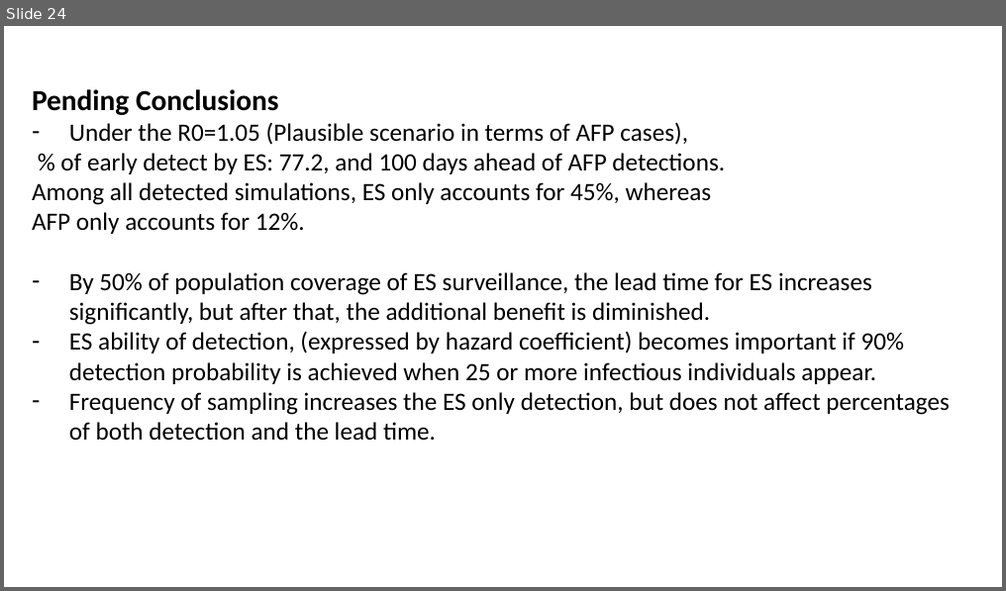
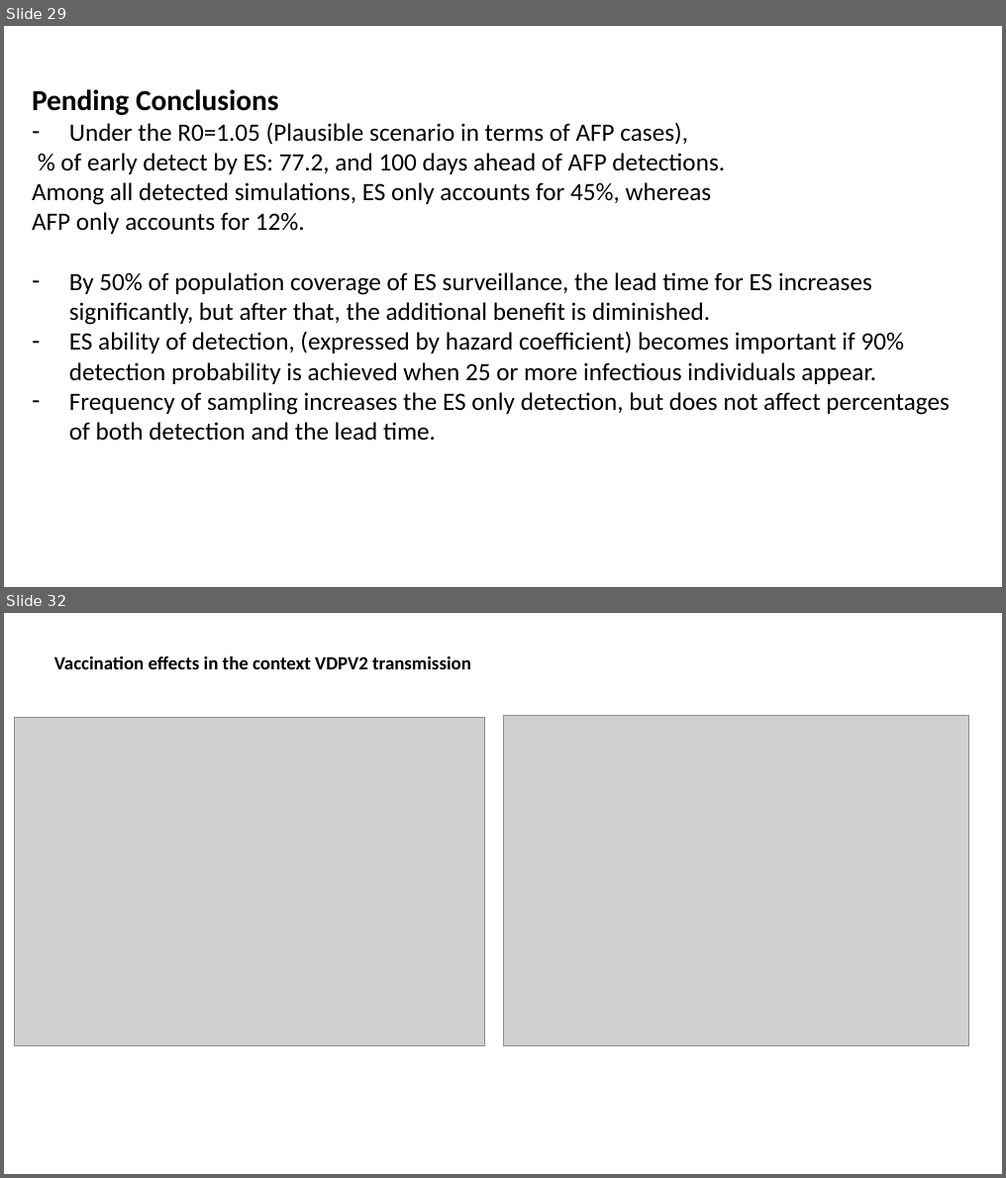
Before and after one commit to toshiakiasakura/polio_environmental_surveillance, a slide deck: doc_ideas/20230702_baseline_results.pptx. Shown one above the other, each under a label of ours: slide 24 before the commit, slides 29 and 32 after it; the slides between them are not shown. The pictures are 1006x591 and 1006x1178 pixels, drawn with LibreOffice and Linux fonts; fonts in the diff are those of the drawing; grey boxes stand for pictures. Boxes give left, top, right and bottom in pixels: in the first picture for what was removed or moved away, otherwise in the second. Text is boxed around its words. In the diff, an @@ line names an element or a change of style, - is before the commit and + after.

```diff
--- a/doc_ideas/20230702_baseline_results.pptx
+++ b/doc_ideas/20230702_baseline_results.pptx
@@ slide 32 added at bbox=[4, 613, 1002, 1174], background #FFFFFF @@
@@ text added at bbox=[54, 656, 471, 669], 18 pt, text #000000, bold @@
+Vaccination effects in the context VDPV2 transmission
@@ picture added at bbox=[14, 718, 484, 1046] @@
@@ picture added at bbox=[503, 716, 969, 1047] @@
@@ what was slide 24 is now slide 29 @@
```
Also in this commit, not shown: 7 other slides added, 1 slide removed, 52 other files.
